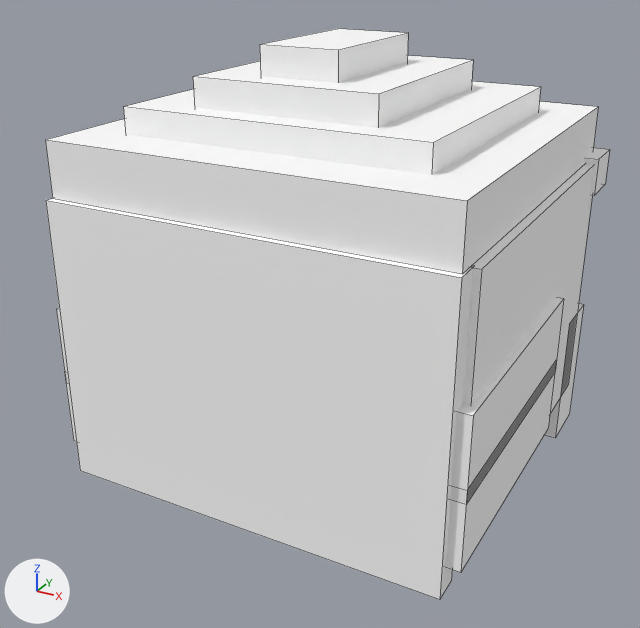
A saved change to the OBJ model src/main/resources/assets/myvillage/models/equipment/forging/workpiece_xuantie_helmet_shaped.obj.
One viewpoint serves both versions: a 50 mm camera at (0.544, -1.058, 2.285) aimed at (-0.017, -0.038, 1.775). Every picture has the same lights, and +X, +Y and +Z are marked at lower left. The older version comes first. Mesh edges are drawn as thin lines. Where no turn or scale is listed for an object, it has been applied to the vertices. Vertices at exactly the same position are counted once.

The first picture shows 'workpiece_xuantie_helmet_shaped'.
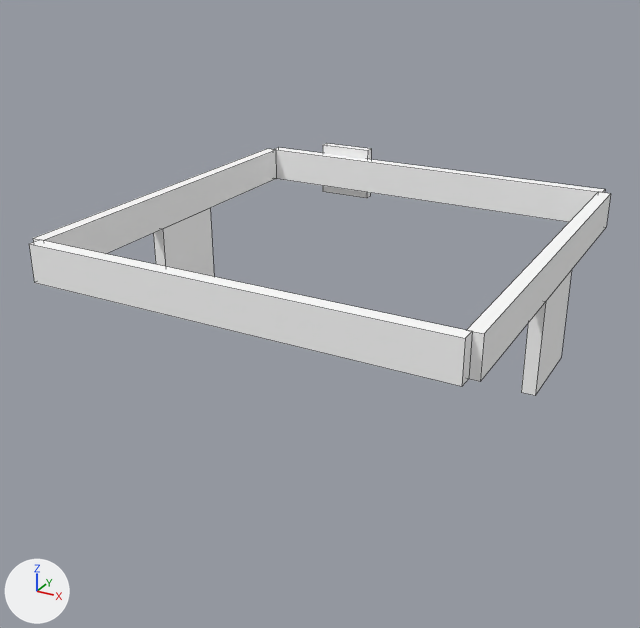
Pixel boxes [x1, y1, x2, y2] of what changed, in the pictures (640 x 628 px):
'workpiece_xuantie_helmet_shaped', reshaped (56% shorter)
    before: [46, 29, 610, 600]
    after: [29, 143, 611, 396]
part 1 of me_workpiece_xuantie_helmet_shaped, added
    after: [274, 147, 605, 222]
part 2 of me_workpiece_xuantie_helmet_shaped, added
    after: [29, 240, 472, 386]
part 3 of me_workpiece_xuantie_helmet_shaped, added
    after: [467, 192, 611, 381]
part 4 of me_workpiece_xuantie_helmet_shaped, added
    after: [521, 270, 572, 396]
part 5 of me_workpiece_xuantie_helmet_shaped, added
    after: [33, 149, 276, 254]
part 6 of me_workpiece_xuantie_helmet_shaped, added
    after: [153, 208, 214, 276]
part 7 of me_workpiece_xuantie_helmet_shaped, added
    after: [323, 143, 371, 198]
part 8 of me_workpiece_xuantie_helmet_shaped, deleted
    before: [46, 102, 598, 274]
part 9 of me_workpiece_xuantie_helmet_shaped, deleted
    before: [193, 55, 473, 128]
part 10 of me_workpiece_xuantie_helmet_shaped, deleted (mostly hidden)
    before: [57, 308, 69, 383]
part 11 of me_workpiece_xuantie_helmet_shaped, deleted
    before: [46, 198, 474, 600]
part 12 of me_workpiece_xuantie_helmet_shaped, deleted
    before: [260, 29, 408, 83]
part 13 of me_workpiece_xuantie_helmet_shaped, deleted (mostly hidden)
    before: [65, 371, 76, 442]
part 14 of me_workpiece_xuantie_helmet_shaped, deleted
    before: [463, 165, 594, 413]
part 15 of me_workpiece_xuantie_helmet_shaped, deleted
    before: [585, 148, 610, 196]
part 16 of me_workpiece_xuantie_helmet_shaped, deleted
    before: [450, 298, 564, 504]
part 17 of me_workpiece_xuantie_helmet_shaped, deleted
    before: [545, 304, 584, 438]
part 18 of me_workpiece_xuantie_helmet_shaped, deleted
    before: [123, 81, 541, 175]
part 19 of me_workpiece_xuantie_helmet_shaped, deleted
    before: [446, 361, 556, 572]

Diff of the bpy script that builds the scene:
```diff
--- a/src/main/resources/assets/myvillage/models/equipment/forging/workpiece_xuantie_helmet_shaped.obj.py
+++ b/src/main/resources/assets/myvillage/models/equipment/forging/workpiece_xuantie_helmet_shaped.obj.py
@@ me_workpiece_xuantie_helmet_shaped @@
-me_workpiece_xuantie_helmet_shaped.from_pydata(...)  # 112 vertices, 84 faces; spans x -0.294..0.294, y -0.281..0.297, z 1.531..2.153
+me_workpiece_xuantie_helmet_shaped.from_pydata(...)  # 56 vertices, 42 faces; spans x -0.303..0.303, y -0.303..0.314, z 1.731..1.931
+# me_workpiece_xuantie_helmet_shaped part 1: a new loose piece, a box spanning x -0.291..0.291, y 0.284..0.303, z 1.862..1.916, in mat_m0 (its picture is missing)
+# me_workpiece_xuantie_helmet_shaped part 2: a new loose piece, a box spanning x -0.291..0.291, y -0.303..-0.284, z 1.862..1.916, in mat_m0 (its picture is missing)
+# me_workpiece_xuantie_helmet_shaped part 3: a new loose piece, a box spanning x 0.284..0.303, y -0.284..0.284, z 1.862..1.916, in mat_m0 (its picture is missing)
+# me_workpiece_xuantie_helmet_shaped part 4: a new loose piece, a box spanning x 0.284..0.303, y -0.047..0.078, z 1.731..1.862, in mat_m0 (its picture is missing)
+# me_workpiece_xuantie_helmet_shaped part 5: a new loose piece, a box spanning x -0.303..-0.284, y -0.284..0.284, z 1.862..1.916, in mat_m0 (its picture is missing)
+# me_workpiece_xuantie_helmet_shaped part 6: a new loose piece, a box spanning x -0.303..-0.284, y -0.047..0.078, z 1.731..1.862, in mat_m0 (its picture is missing)
+# me_workpiece_xuantie_helmet_shaped part 7: a new loose piece, a box spanning x -0.197..-0.109, y 0.299..0.314, z 1.847..1.931, in mat_m0 (its picture is missing)
+# me_workpiece_xuantie_helmet_shaped part 8: the loose piece of 8 vertices spanning x -0.272..0.272, y -0.272..0.272, z 1.969..2.044 is deleted
+# me_workpiece_xuantie_helmet_shaped part 9: the loose piece of 8 vertices spanning x -0.125..0.125, y -0.162..0.138, z 2.075..2.116 is deleted
+# me_workpiece_xuantie_helmet_shaped part 10: the loose piece of 8 vertices spanning x -0.294..-0.266, y -0.269..0.094, z 1.7..1.812 is deleted
+# me_workpiece_xuantie_helmet_shaped part 11: the loose piece of 8 vertices spanning x -0.275..0.275, y -0.281..-0.244, z 1.569..1.969 is deleted
+# me_workpiece_xuantie_helmet_shaped part 12: the loose piece of 8 vertices spanning x -0.053..0.053, y -0.122..0.078, z 2.112..2.153 is deleted
+# me_workpiece_xuantie_helmet_shaped part 13: the loose piece of 8 vertices spanning x -0.294..-0.266, y -0.269..0.094, z 1.606..1.719 is deleted
+# me_workpiece_xuantie_helmet_shaped part 14: the loose piece of 8 vertices spanning x 0.247..0.284, y -0.25..0.244, z 1.606..1.969 is deleted
+# me_workpiece_xuantie_helmet_shaped part 15: the loose piece of 8 vertices spanning x -0.291..0.291, y 0.228..0.297, z 1.925..1.978 is deleted
+# me_workpiece_xuantie_helmet_shaped part 16: the loose piece of 8 vertices spanning x 0.266..0.294, y -0.269..0.094, z 1.7..1.812 is deleted
+# me_workpiece_xuantie_helmet_shaped part 17: the loose piece of 8 vertices spanning x 0.209..0.284, y 0.197..0.284, z 1.531..1.731 is deleted
+# me_workpiece_xuantie_helmet_shaped part 18: the loose piece of 8 vertices spanning x -0.206..0.206, y -0.2..0.194, z 2.037..2.078 is deleted
+# me_workpiece_xuantie_helmet_shaped part 19: the loose piece of 8 vertices spanning x 0.266..0.294, y -0.269..0.094, z 1.606..1.719 is deleted
+# other edits to the shape of me_workpiece_xuantie_helmet_shaped do not show in these pictures
 me_workpiece_xuantie_helmet_shaped.materials.append(mat_m0)
```
